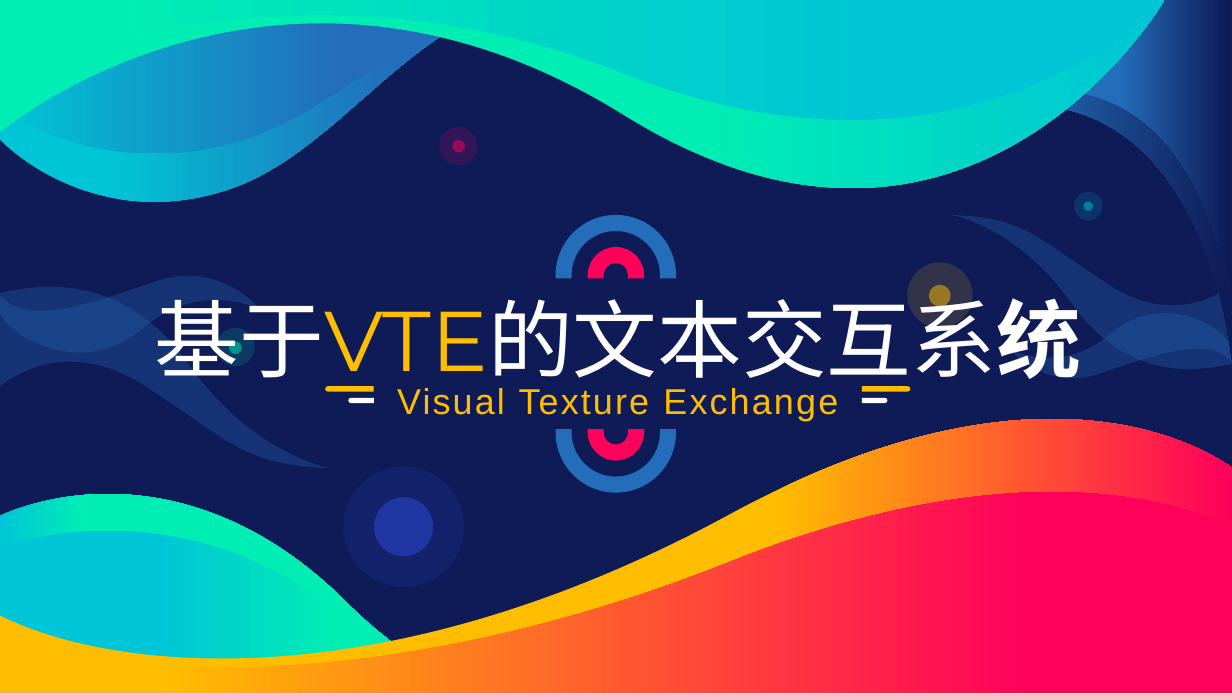
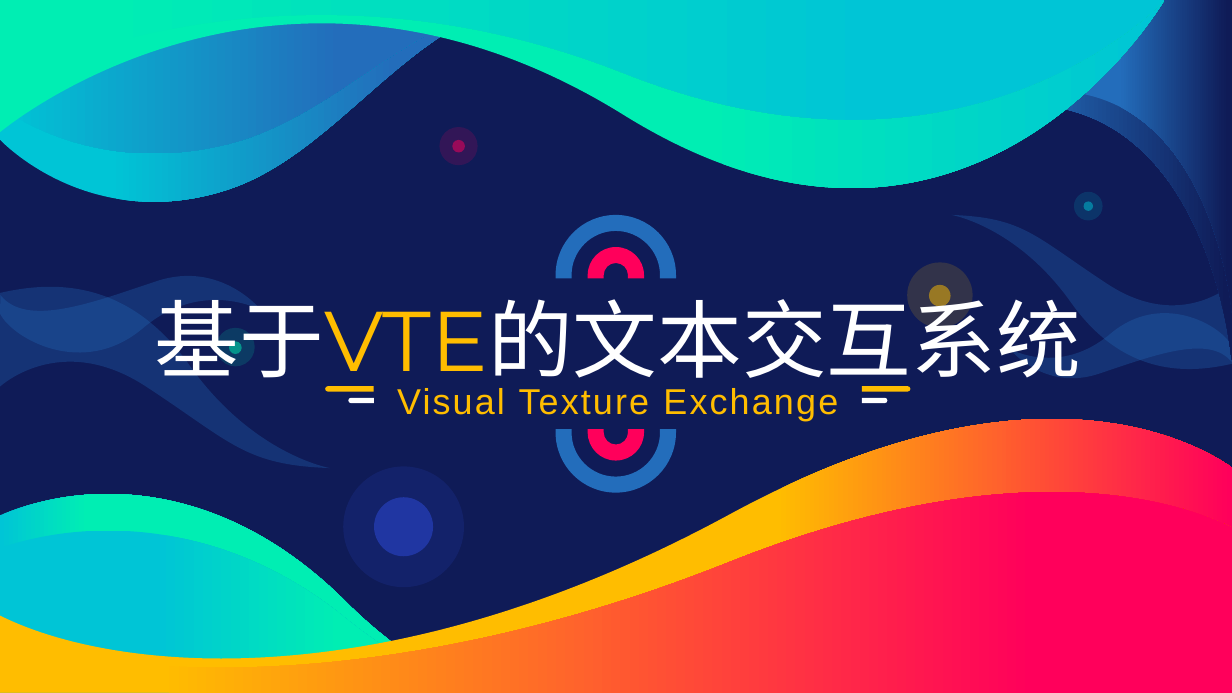
Before and after one commit to ZerglingV/CentOS6_DNSServer_Script, a slide deck: slide 1 of temp.pptx. Drawn at 1232x693 pixels with LibreOffice and Linux fonts; fonts in the diff are those of the drawing. Boxes give left, top, right and bottom in pixels: in the first picture for what was removed or moved away, otherwise in the second. Text is boxed around its words. In the diff, an @@ line names an element or a change of style, - is before the commit and + after.

```diff
--- a/temp.pptx
+++ b/temp.pptx
@@ text "基于VTE的文本交互系统" at (155,286,1081,393): bold off in "基于VTE的文本交互系统" @@
```
Also in this commit, not shown: 1 other slide changed, 5 other files.
